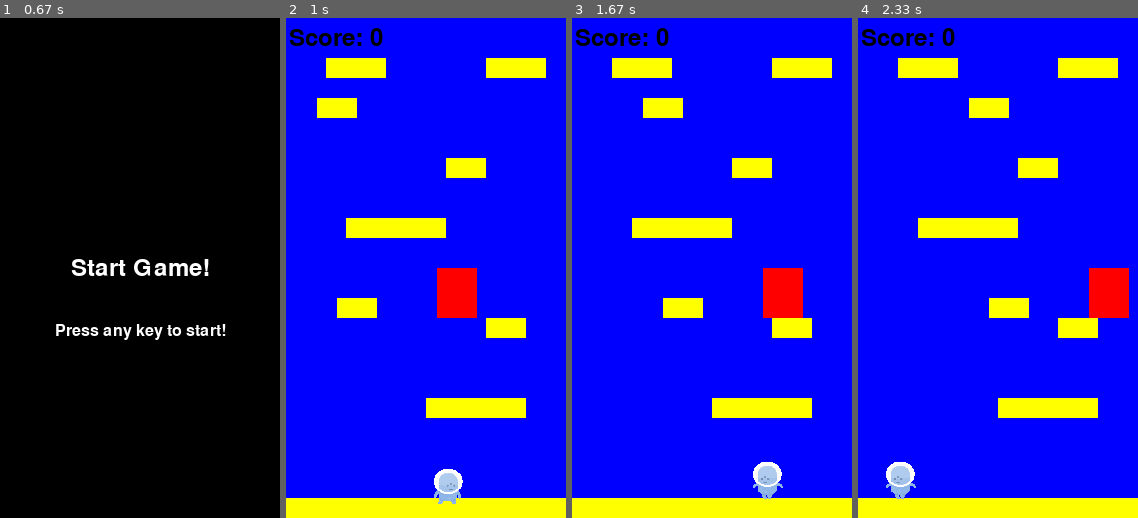
Above: before the commit, frames 1-4 (left to right).
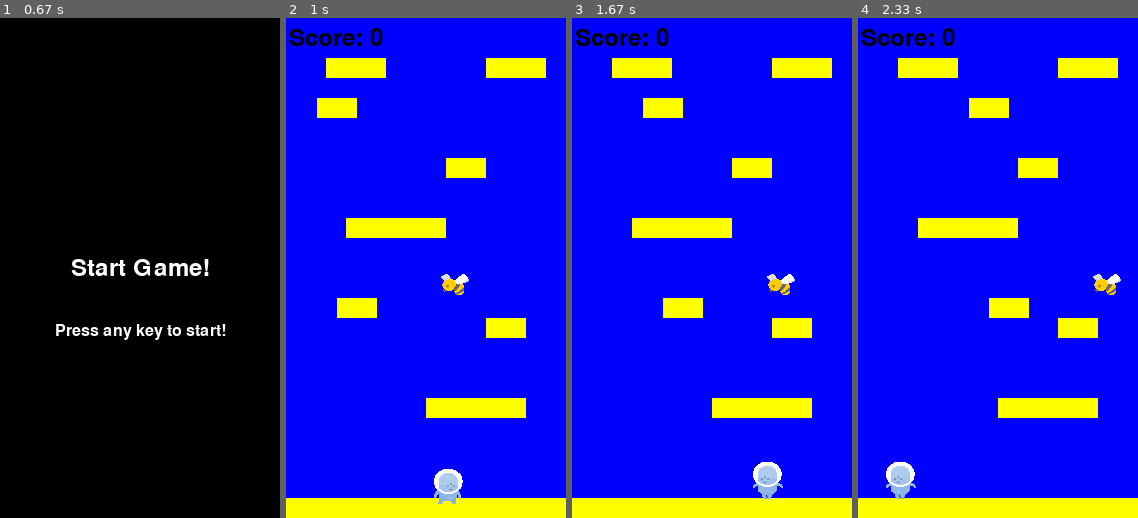
Above: after the commit, the same moments.

Repository: Calum-Johnston/pygame_2d_platformer
Game: pygame game, started from main.py
The game is run twice, just before and just after one commit, with the same random seed, the same clock (stepped at 60 frames per second) and the same inputs.
Inputs:
- Up to frame 1 (0.67 s): hold Right from 0.33 s (still down)
- Up to frame 2 (1 s): release Right at 0.8 s; hold Right from 0.83 s (still down)
- Up to frame 3 (1.67 s): release Right at 1.3 s; hold Left from 1.33 s (still down)
- Up to frame 4 (2.33 s): release Left at 1.87 s; hold Left 1.9-2.3 s

Frame 1 is identical in both runs. In frame 2, 1.4% of the frame differs, in the area x 53-69%, y 50-60%; in frame 3, 1.4%; in frame 4, 1.4%.

Commit message:
Animated enemy

Diff:
--- a/Issues.txt
+++ b/Issues.txt
@@ -21,9 +21,11 @@
 
 - General improvements to code, design, layout!!!
 - Make it so transform.scale is relative to size (in spritesheet class)
+- Could change moving off the screen
 
 ISSUES:
 - Not sure why both distanceToNextBuild in buildRandomPlatforms() works
 - Not sure why self.position.y - 2 in update() works
 - if(self.platform.rect.bottom > self.rect.bottom):  PRODUCES error because
   position is updated and then it is calculated
+- Scaling issue when reading in images
--- a/sprites.py
+++ b/sprites.py
@@ -10,7 +10,7 @@
         # Call the parent class (Sprite) constructor
         super().__init__()
 
-        # Get the game instance (for collision use)
+        # Get the game instance
         self.game = game
 
         # Load in the sprites images
@@ -69,6 +69,7 @@
         if(self.position.x < 0):
             self.position.x = WIDTH
 
+        self.checkCollisions()
         #Check for collison (only if moving downward)
         if(self.velocity.y > 0):  # y's default velocity will be 0.5 after applying gravity
             collision = pygame.sprite.spritecollide(self, self.game.platform_sprites, False)
@@ -86,6 +87,24 @@
 
         # Update the tick count
         self.tickCount += 1
+
+    def checkCollisions(self):
+        #Check for PLATFORM collision
+        if(self.velocity.y > 0):  # y's default velocity will be 0.5 after applying gravity
+            collision = pygame.sprite.spritecollide(self, self.game.platform_sprites, False)
+            if(collision):
+                self.platform = collision[0]
+                for pt in collision:
+                    if(pt.rect.bottom > self.platform.rect.bottom):
+                        self.platform = pt
+                if(self.platform.rect.bottom > self.rect.bottom):
+                    self.position.y = self.platform.rect.top + 1
+                    self.velocity.y = 0
+
+        # Check for Mob Collision
+        collision = pygame.sprite.spritecollide(self, self.game.enemy_sprites, False)
+        if(collision):
+            self.game.gameinstance = False
 
     def jump(self):
         self.rect.y += 1
@@ -197,14 +216,25 @@
 
 
 
+
 ''' ENEMY SPRITE '''
 class Enemy(pygame.sprite.Sprite):
 
-    def __init__(self, enemy_X, enemy_Y, enemy_Width, enemy_Height, player):
+    def __init__(self, enemy_X, enemy_Y, enemy_Width, enemy_Height, game):
         super().__init__()
+
+        # Get the game instance (for collision use)
+        self.game = game
+
+        # Load in the sprites images
+        self.loadImages()
+
+        # Define variables to determine the action the player is currently taking
+        self.currentImage = 0
+        self.tickCount = 0
+
         # Define the image size, color, etc
-        self.image = pygame.Surface([enemy_Width, enemy_Height])
-        self.image.fill(RED)
+        self.image = self.walking_frames_r[0]
 
         # Fetch the rectangle object that has the dimensions of the image.
         self.rect = self.image.get_rect()
@@ -215,12 +245,33 @@
         self.velocity = vec(1, 0)
 
         # Define player (for use in scrolling the screen)
-        self.player = player
+        self.game = game
 
     def update(self):
+        self.animate()
         # Enemy will bounce off the wall
         if(self.rect.right > WIDTH or self.rect.left < 0):
             self.velocity.x = -self.velocity.x
         self.rect.x += self.velocity.x
-        print(self.velocity.x)
-        print(self.rect.x)
+
+    def animate(self):
+        if(self.tickCount > 15):
+            self.tickCount = 0
+            self.currentImage = (self.currentImage + 1) % len(self.walking_frames_r)
+            if(self.velocity.x > 0): self.image = self.walking_frames_r[self.currentImage]
+            else: self.image = self.walking_frames_l[self.currentImage]
+            currentX, currentY = self.rect.midbottom
+            self.rect = self.image.get_rect()
+            self.rect.midbottom = (currentX, currentY)
+
+
+
+    def loadImages(self):
+        self.walking_frames_r = []
+        self.walking_frames_l = []
+
+        # Update walking frames
+        self.walking_frames_r.append(self.game.enemy_spritesheet.getImageAt(390, 910, 128, 128))
+        self.walking_frames_r.append(self.game.enemy_spritesheet.getImageAt(390, 650, 128, 128))
+        self.walking_frames_l.append(pygame.transform.flip(self.game.enemy_spritesheet.getImageAt(390, 910, 128, 128), True, False))
+        self.walking_frames_l.append(pygame.transform.flip(self.game.enemy_spritesheet.getImageAt(390, 650, 128, 128), True, False))
--- a/utilities.py
+++ b/utilities.py
@@ -34,6 +34,9 @@
     def getImageAt(self, x, y, width, height):
         image = pygame.Surface([width, height]).convert()
         image.blit(self.spritesheet, (0, 0), (x, y, width, height))
-        image = pygame.transform.scale(image, (WIDTH // 8, HEIGHT // 8))
+        if(width == height):
+            image = pygame.transform.scale(image, (WIDTH // 8, HEIGHT // 16))
+        else:
+            image = pygame.transform.scale(image, (WIDTH // 8, HEIGHT // 8))
         image.set_colorkey(BLACK)
         return image
